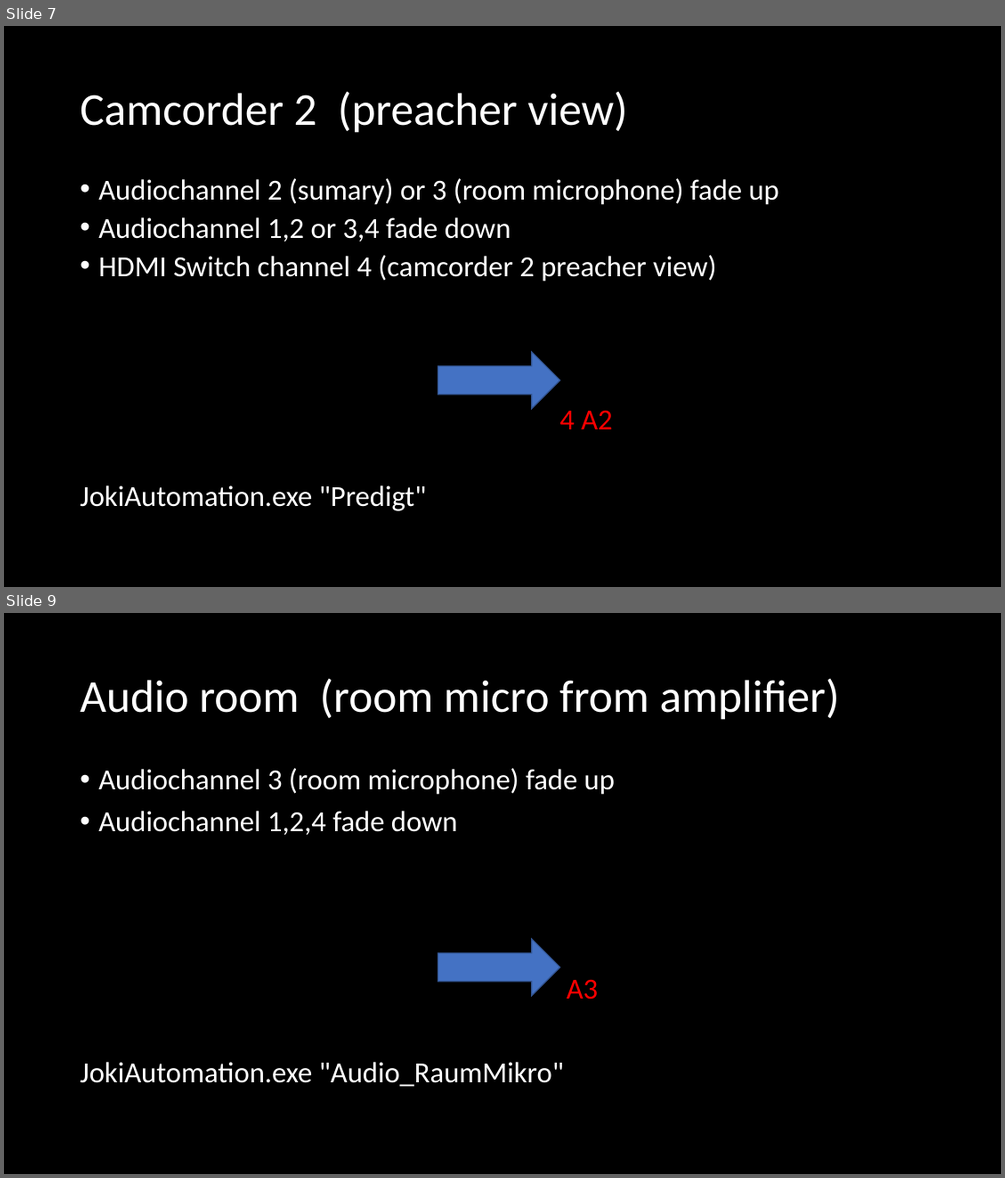
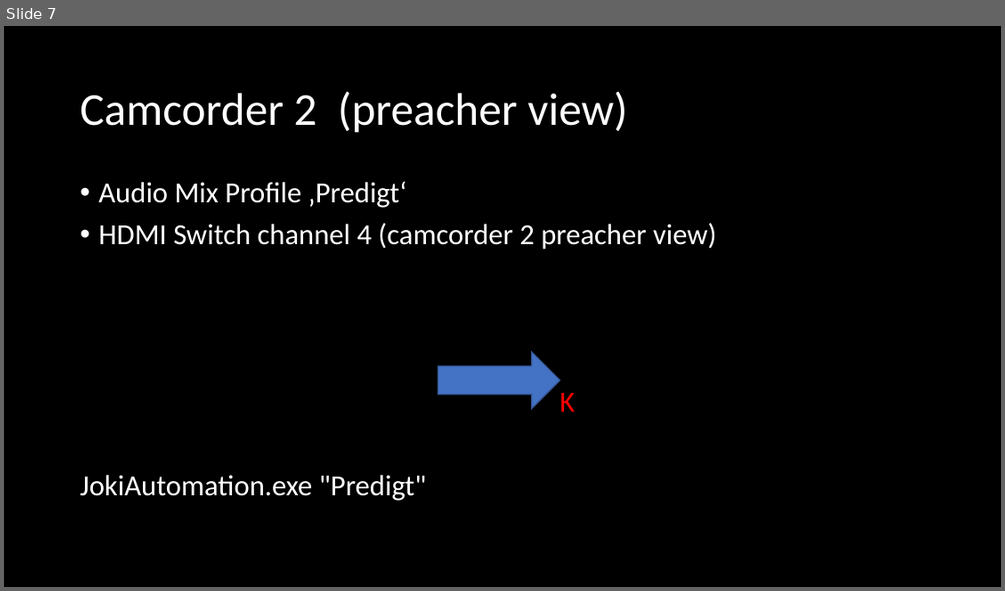
Before and after one commit to Geierwally-xD/JokiAutomation, a slide deck: docu/JoKiAutomationTemplate.pptx. Shown one above the other, each under a label of ours: slides 7 and 9 before the commit, slide 7 after it; the slides between them are not shown. The pictures are 1005x1178 and 1005x591 pixels, drawn with LibreOffice and Linux fonts; fonts in the diff are those of the drawing. Boxes give left, top, right and bottom in pixels: in the first picture for what was removed or moved away, otherwise in the second. Text is boxed around its words. In the diff, an @@ line names an element or a change of style, - is before the commit and + after.

Commit message:
Version V1001 overworked audio control, backup recorder included

```diff
--- a/docu/JoKiAutomationTemplate.pptx
+++ b/docu/JoKiAutomationTemplate.pptx
@@ slide 9 removed at box(4, 613, 1001, 1174), background #000000 @@
@@ title removed at box(80, 678, 840, 720) @@
-Audio room (room micro from amplifier)
@@ text removed at box(80, 768, 615, 1086) @@
-• Audiochannel 3 (room microphone) fade up
-• Audiochannel 1,2,4 fade down
-A3
-JokiAutomation.exe "Audio_RaumMikro"
@@ right arrow removed at box(437, 939, 559, 996) @@
@@ slide 7 changed as well @@
@@ text at box(98, 181, 407, 208): text changed @@
-• Audiochannel 2 (sumary) or 3 (room microphone) fade up
-• Audiochannel 1,2 or 3,4 fade down
+• Audio Mix Profile ‚Predigt‘
@@ text at box(80, 223, 717, 500): line spacing 0.8 to 0.9 @@
@@ text at box(559, 393, 574, 411): text changed @@
-4 A2
+K
```
Also in this commit, not shown: 10 other slides changed, 1 slide added, 2 other slides removed, 10 other files.
